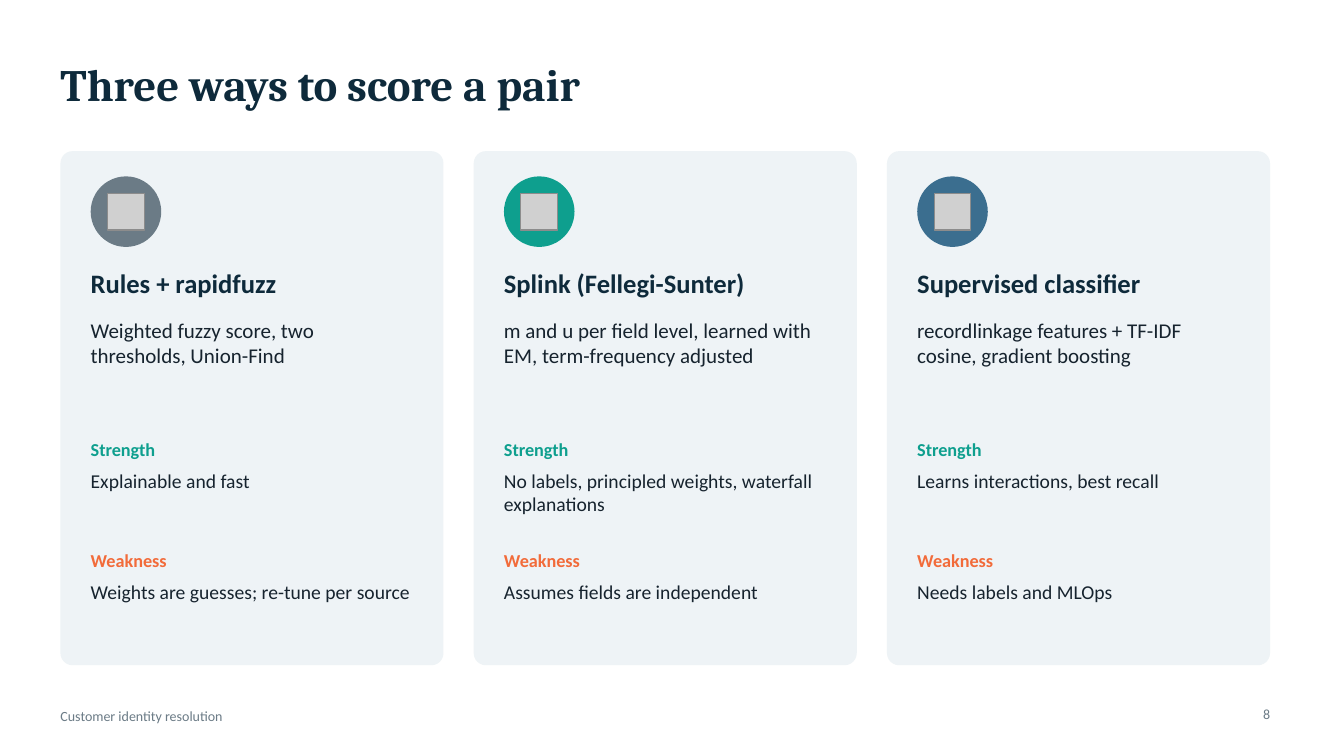
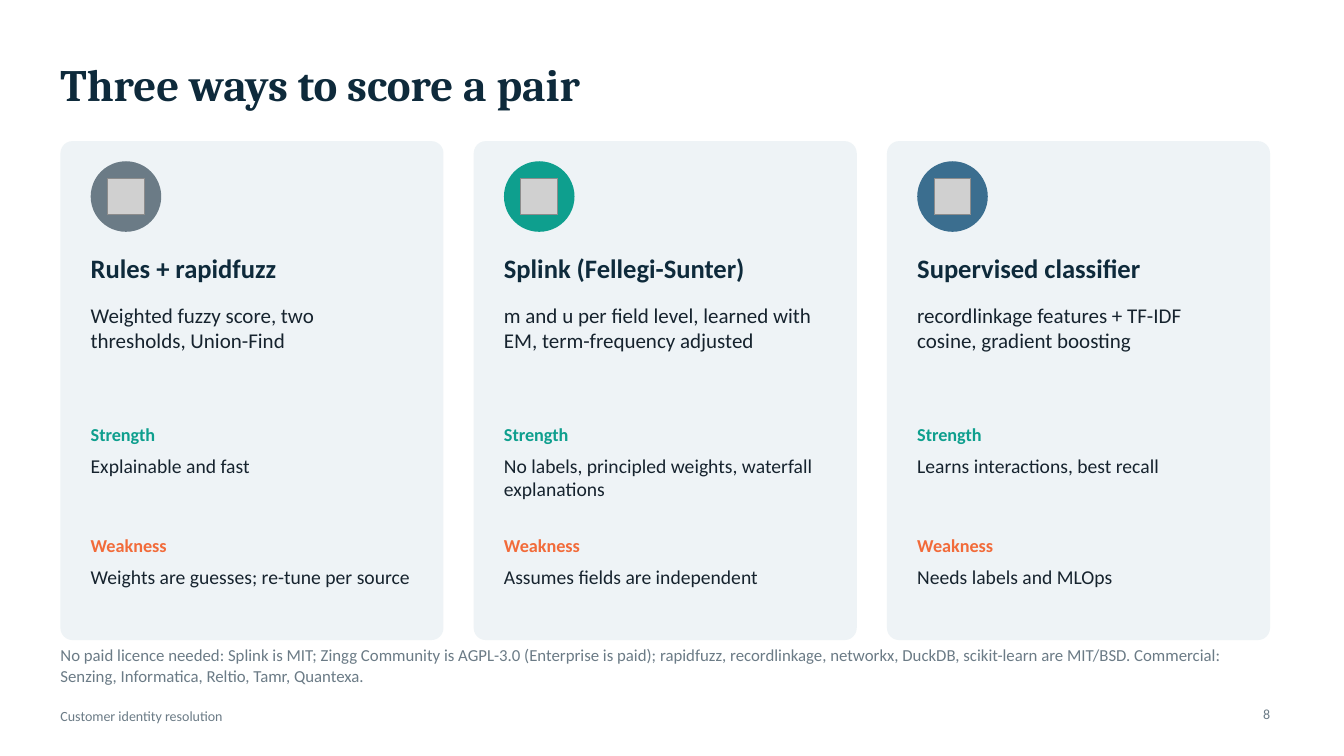
Before and after one commit to olonok69/Entity-Resolution-ML, a slide deck: slide 8 of er-demo/slides/customer-identity-resolution.pptx. Drawn at 1344x756 pixels with LibreOffice and Linux fonts; fonts in the diff are those of the drawing; grey boxes stand for pictures. Boxes give left, top, right and bottom in pixels: in the first picture for what was removed or moved away, otherwise in the second. Text is boxed around its words. In the diff, an @@ line names an element or a change of style, - is before the commit and + after.

Commit message:
Add labels, precision vs recall and licences to docs and deck
DEMO_GUIDE: where labels come from (human review, silver labels, model
as teacher, active learning, synthetic data), a precision-or-recall
section with the cost of each error and two thresholds, and Q&A on
licences. README gets the same short answers. The deck gains a labels
slide, a precision-or-recall slide and a licence line.

```diff
--- a/er-demo/slides/customer-identity-resolution.pptx
+++ b/er-demo/slides/customer-identity-resolution.pptx
@@ rounded rectangle: place and size @@
-rounded rectangle at (60,151,444,665)
+rounded rectangle at (60,141,444,640)
@@ rounded rectangle: place and size @@
-rounded rectangle at (474,151,857,665)
+rounded rectangle at (474,141,857,640)
@@ rounded rectangle: place and size @@
-rounded rectangle at (887,151,1270,665)
+rounded rectangle at (887,141,1270,640)
@@ 15 texts, 3 pictures, 3 ellipses: place and size @@
-15 texts, 3 pictures, 3 ellipses at (91,176,1181,567)
+15 texts, 3 pictures, 3 ellipses at (91,161,1181,552)
@@ text "Weights are guesses; re-tune per ...": place and size @@
-text "Weights are guesses; re-tune per ..." at (91,585,410,603)
+text "Weights are guesses; re-tune per ..." at (91,570,410,588)
@@ text "Assumes fields are independent": place and size @@
-text "Assumes fields are independent" at (504,585,758,602)
+text "Assumes fields are independent" at (504,570,758,587)
@@ text "Needs labels and MLOps": place and size @@
-text "Needs labels and MLOps" at (917,585,1112,602)
+text "Needs labels and MLOps" at (917,570,1112,587)
@@ text added at (60,649,1220,685), 12 pt, text #6B7B86 @@
+No paid licence needed: Splink is MIT; Zingg Community is AGPL-3.0 (Enterprise is paid); rapidfuzz, recordlinkage, networkx, DuckDB, scikit-learn are MIT/BSD. Commercial: Senzing, Informatica, Reltio, Tamr, Quantexa.
```
Also in this commit, not shown: 2 other slides changed, 2 slides added, 2 other files.
